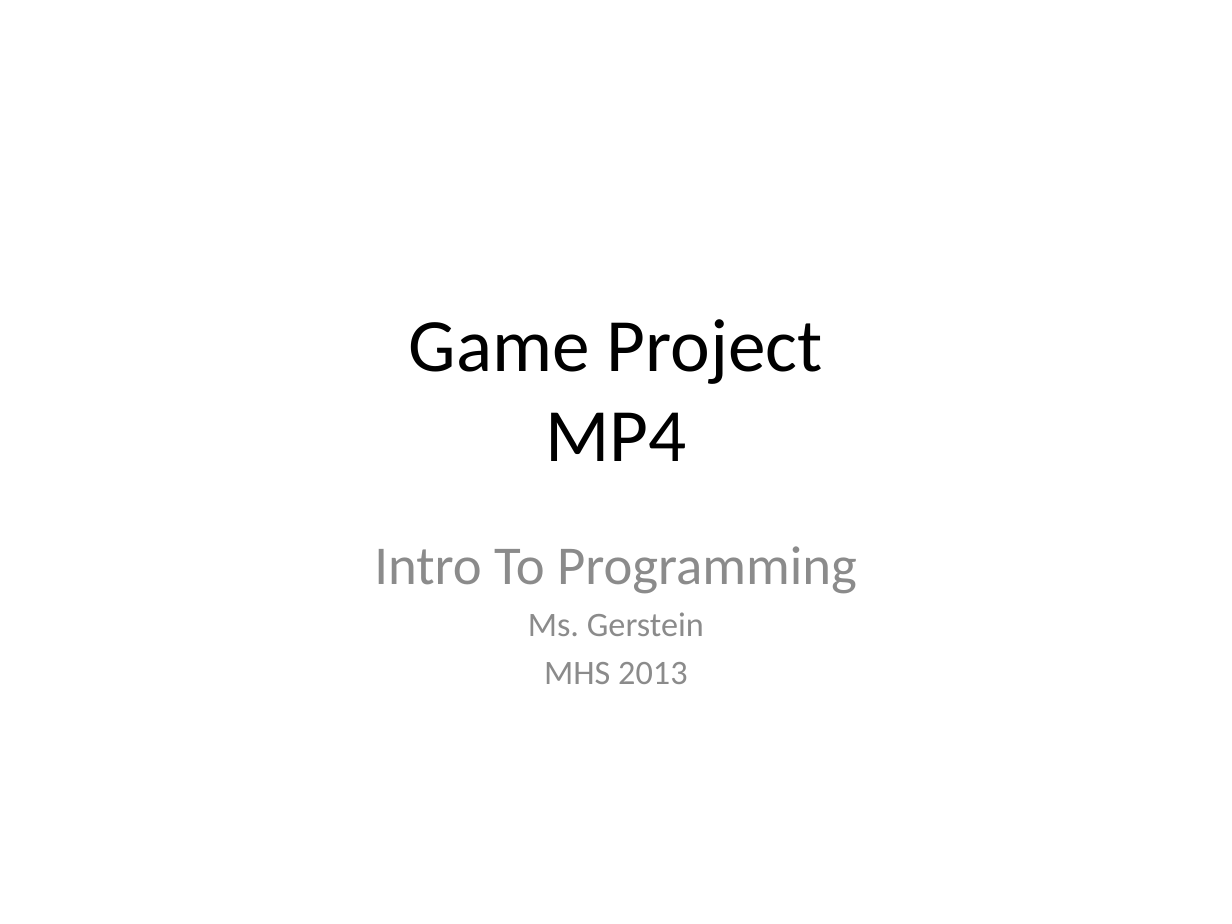
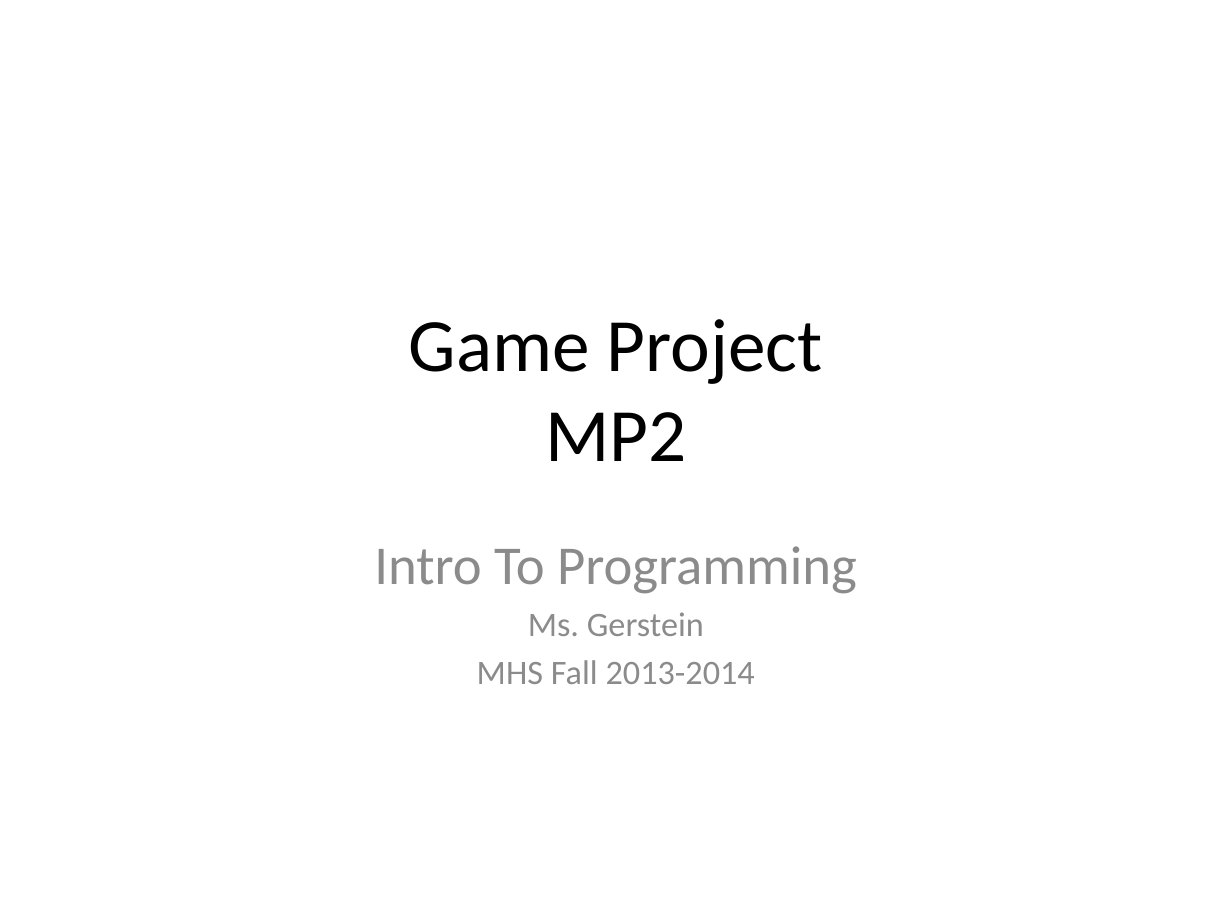
Before and after one commit to jgerstein/FinalProject2014, a slide deck: slide 1 of Resources/Game Project Intro.pptx. Drawn at 1232x924 pixels with LibreOffice and Linux fonts; fonts in the diff are those of the drawing. Boxes give left, top, right and bottom in pixels: in the first picture for what was removed or moved away, otherwise in the second. Text is boxed around its words. In the diff, an @@ line names an element or a change of style, - is before the commit and + after.

```diff
--- a/Resources/Game Project Intro.pptx
+++ b/Resources/Game Project Intro.pptx
@@ title at (409,319,823,461): text changed @@
-Game Project
-MP4
+Game Project
+MP2
@@ subtitle at (477,660,755,684): text changed @@
-MHS 2013
+MHS Fall 2013-2014
```
Also in this commit, not shown: 1 other file.
